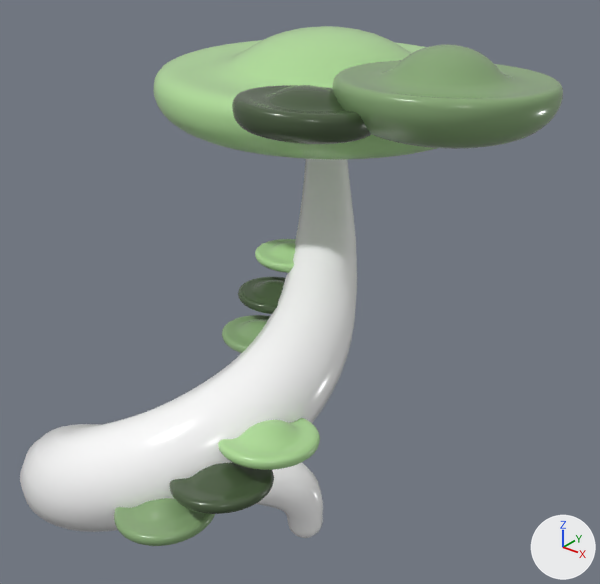
Two versions of the glTF model public/mushrooms/shroom_5.glb, one commit apart.
Camera for both pictures: a 50 mm lens placed at (1.42, -1.83, 2.01), pointed at (0.1, -0.18, 0.98). The lights are fixed; the arrows at lower right show +X, +Y and +Z. Where no turn or scale is listed for an object, it has been applied to the vertices. Vertices at the same position are counted once.

In view in the first picture: 's.0092'.
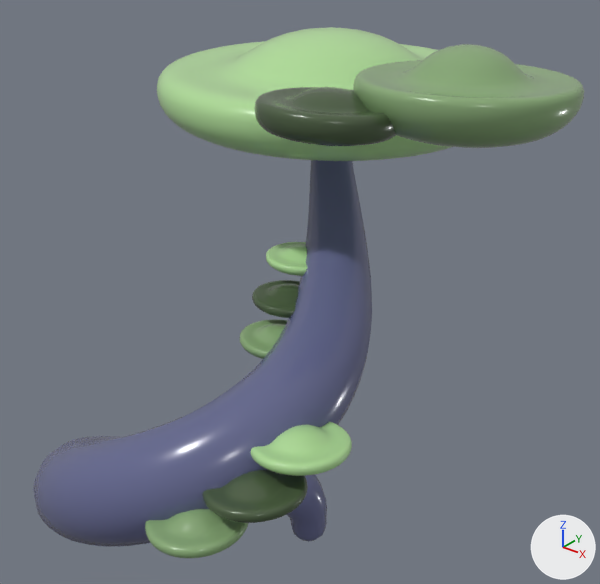
Pixel boxes [x1, y1, x2, y2] of what changed, in the pictures (600 x 584 px):
's.0092', recoloured, mesh turned
    before: [20, 26, 563, 546]
    after: [33, 27, 584, 558]

Edits to the bpy script that builds the scene:
```text
Change mat_standard_009f9f:
    mat_standard_009f9f.base_color: (1.0, 1.0, 1.0) -> (0.127, 0.138, 0.275)  # white #ffffff -> blue #64688f
Change me_s_0092:
    where me_s_0092.from_pydata(...)  # 28704 vertices, 56736 faces; spans x -0.47..0.77, y -1.0..0.53, z -0.08..1.71
    used by ob_s_0092; location = (0.0, 0.0, 0.0)
    me_s_0092 part 1: the whole mesh is turned 4 degrees about the z axis through its middle, then moved by (0.03, 0.01, 0.0)
```
